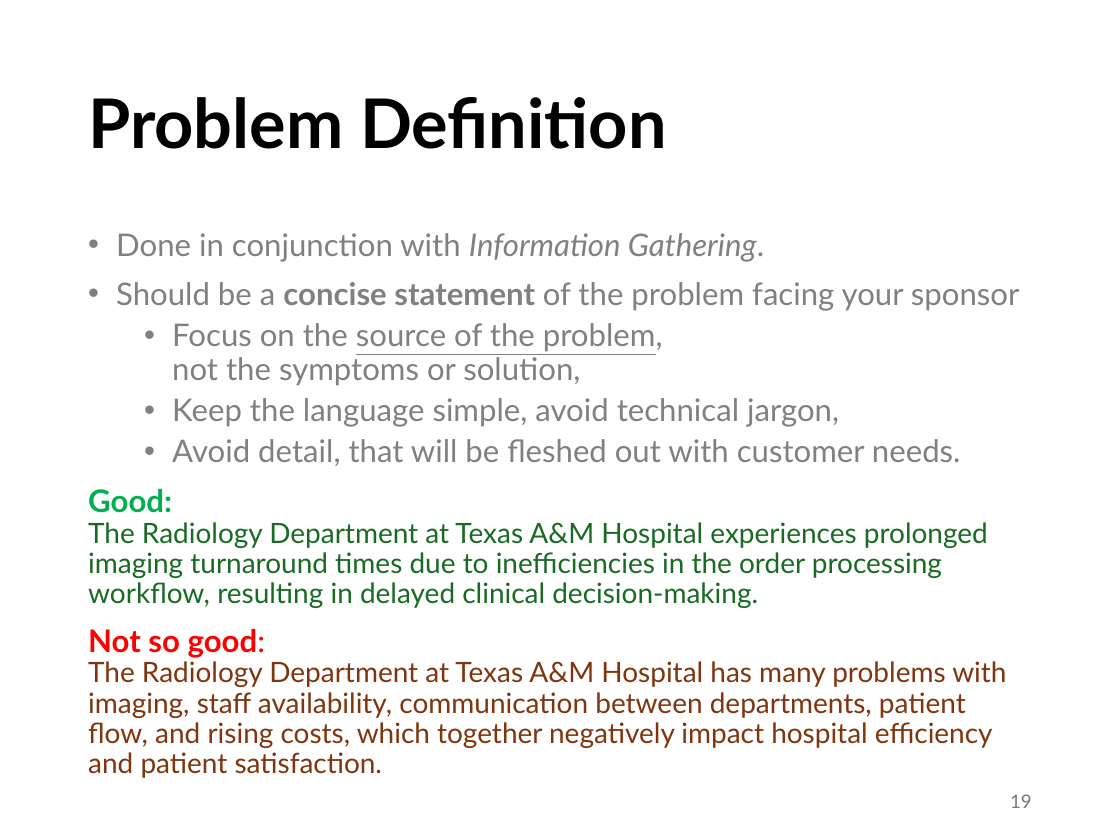
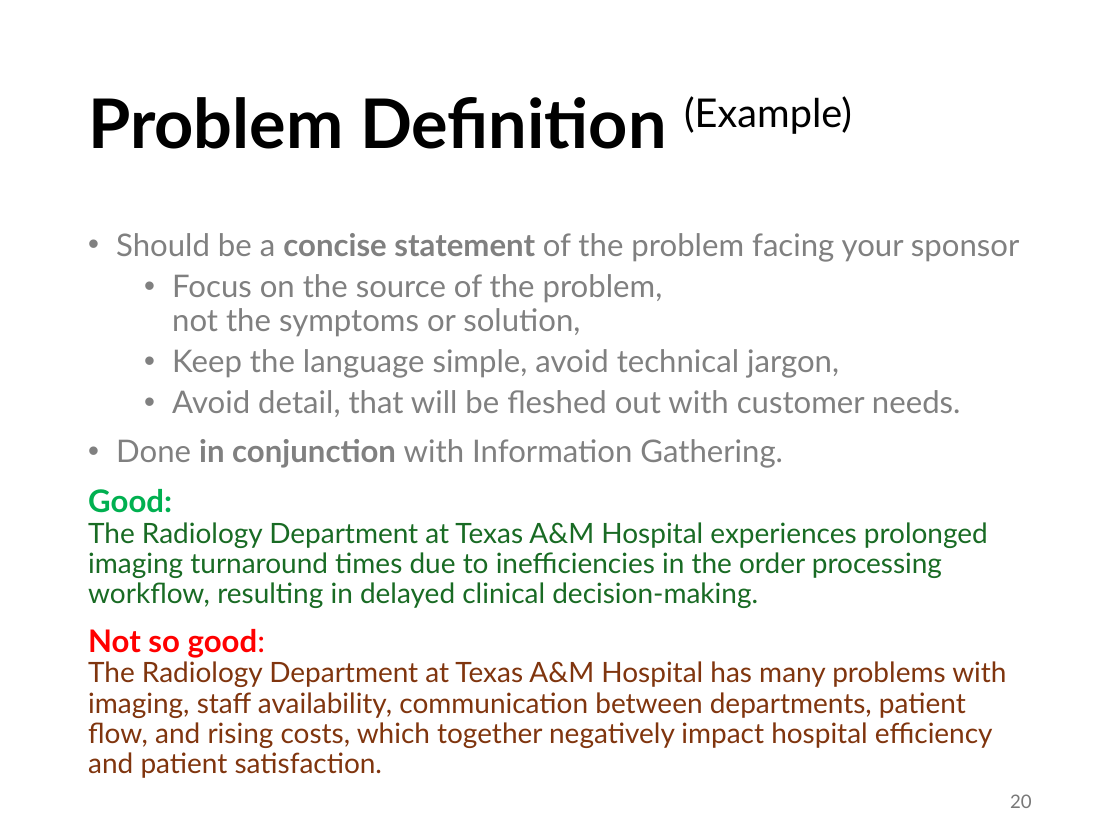
Before and after one commit to abuabara/abuabara.github.io, a slide deck: slide 20 of DAEN460S26/week3.pptx (slide 19 before the commit). Drawn at 1120x840 pixels with LibreOffice and Linux fonts; fonts in the diff are those of the drawing. Boxes give left, top, right and bottom in pixels: in the first picture for what was removed or moved away, otherwise in the second. Text is boxed around its words. In the diff, an @@ line names an element or a change of style, - is before the commit and + after.

```diff
--- a/DAEN460S26/week3.pptx
+++ b/DAEN460S26/week3.pptx
@@ title at (88, 96, 852, 149): text changed @@
-Problem Definition
+Problem Definition (Example)
@@ text at (116, 233, 764, 261): paragraph removed @@
-• Done in conjunction with Information Gathering.
@@ text at (172, 274, 663, 336): underline off in "source of the problem," @@
@@ text at (116, 439, 783, 468): paragraph added @@
+• Done in conjunction with Information Gathering.
@@ page number at (1010, 794, 1032, 808): text changed @@
-19
+20
```
Also in this commit, not shown: 8 other slides changed, 1 slide added, 2 other files.
